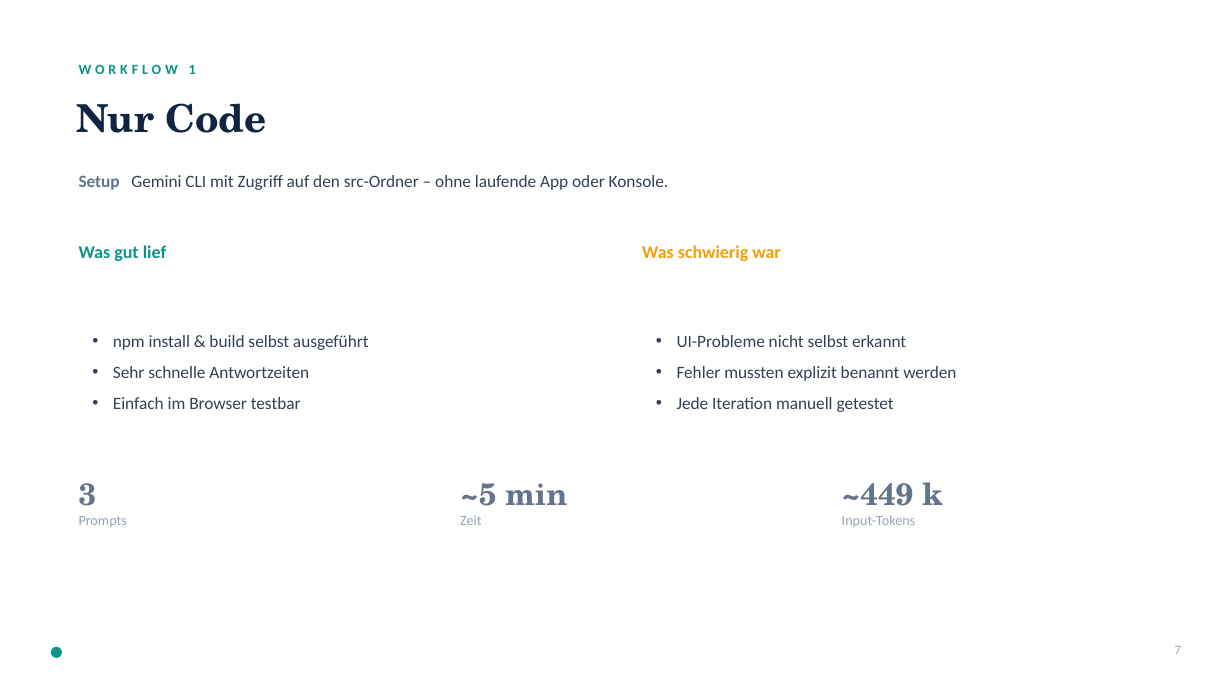
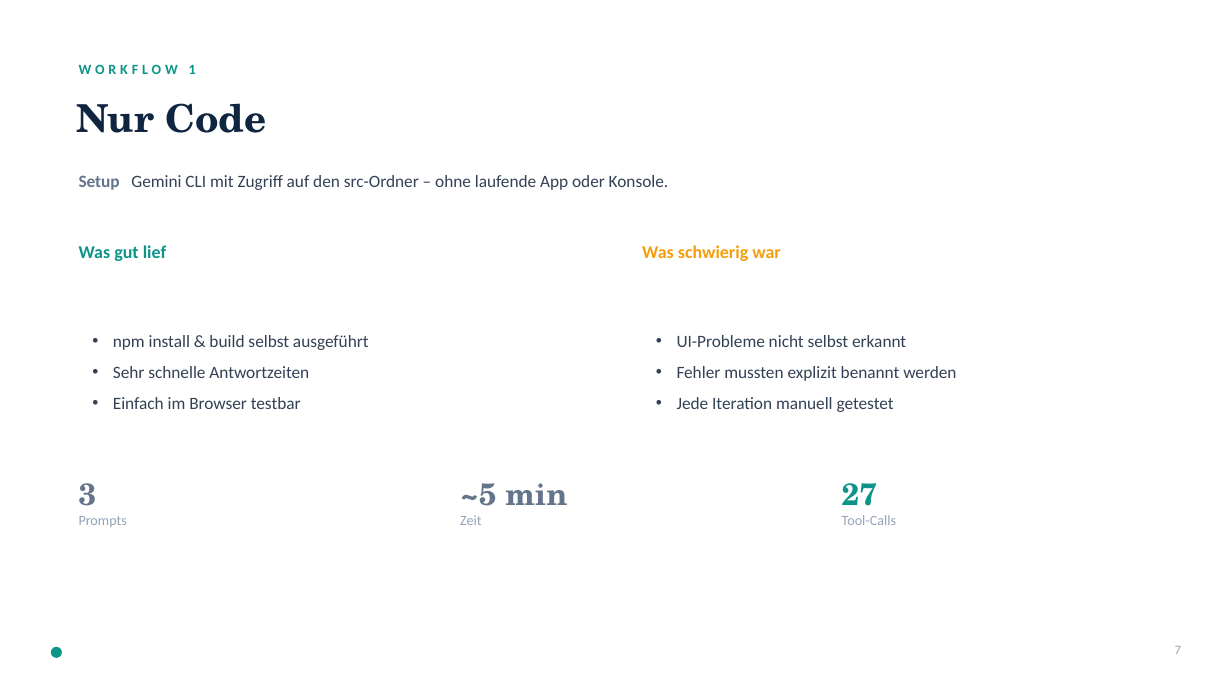
Before and after one commit to kis4-2026ss/projekt-bb-g2-pointner-kaltenegger, a slide deck: slide 7 of MCP_Praesentation.pptx _new.pptx. Drawn at 1232x693 pixels with LibreOffice and Linux fonts; fonts in the diff are those of the drawing. Boxes give left, top, right and bottom in pixels: in the first picture for what was removed or moved away, otherwise in the second. Text is boxed around its words. In the diff, an @@ line names an element or a change of style, - is before the commit and + after.

```diff
--- a/MCP_Praesentation.pptx _new.pptx
+++ b/MCP_Praesentation.pptx _new.pptx
@@ text at (x1=842, y1=483, x2=896, y2=525): text changed @@
-~449 k
-Input-Tokens
+27
+Tool-Calls
```
Also in this commit, not shown: 2 other slides changed, 4 other files.
